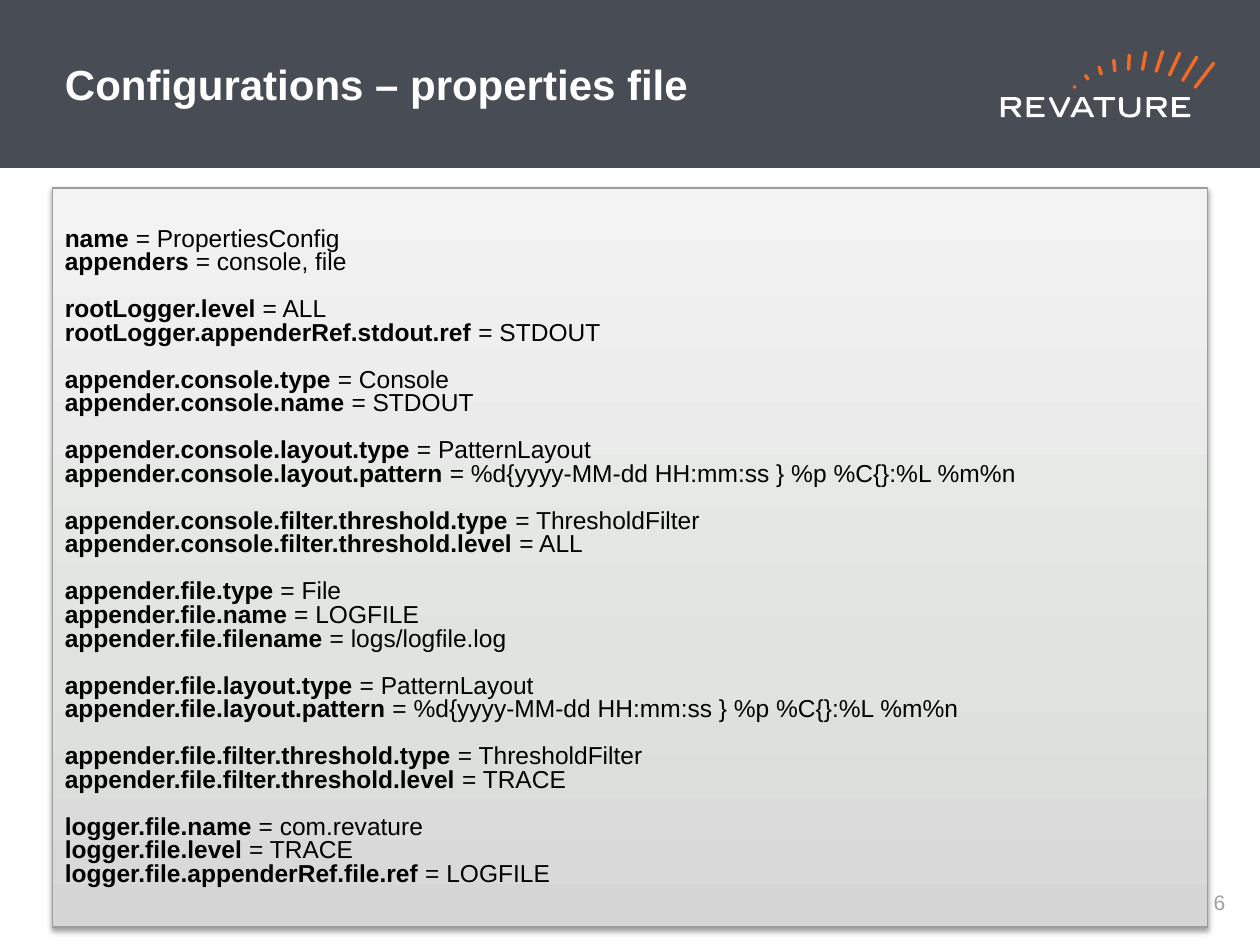
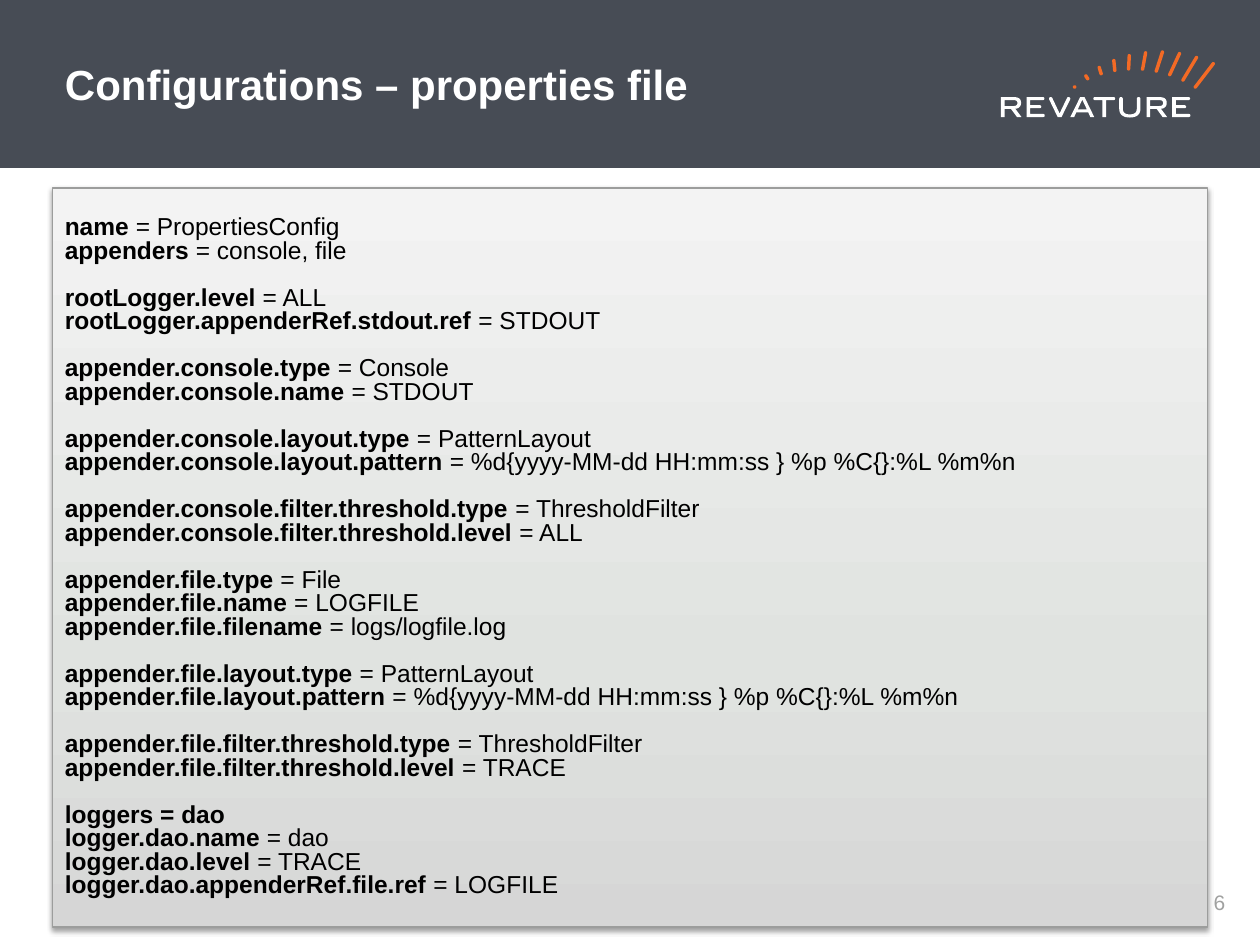
Before and after one commit to jhigherevature/ROCP-210412, a slide deck: slide 7 of powerpoints/Roc_Day12 - Logging_Lambdas.pptx. Drawn at 1260x945 pixels with LibreOffice and Linux fonts; fonts in the diff are those of the drawing. Boxes give left, top, right and bottom in pixels: in the first picture for what was removed or moved away, otherwise in the second. Text is boxed around its words. In the diff, an @@ line names an element or a change of style, - is before the commit and + after.

```diff
--- a/powerpoints/Roc_Day12 - Logging_Lambdas.pptx
+++ b/powerpoints/Roc_Day12 - Logging_Lambdas.pptx
@@ text in rectangle at box(65, 805, 558, 898): text changed @@
-logger.file.name = com.revature
-logger.file.level = TRACE
-logger.file.appenderRef.file.ref = LOGFILE
+loggers = dao
+logger.dao.name = dao
+logger.dao.level = TRACE
+logger.dao.appenderRef.file.ref = LOGFILE
```
Also in this commit, not shown: 1 other slide changed.
